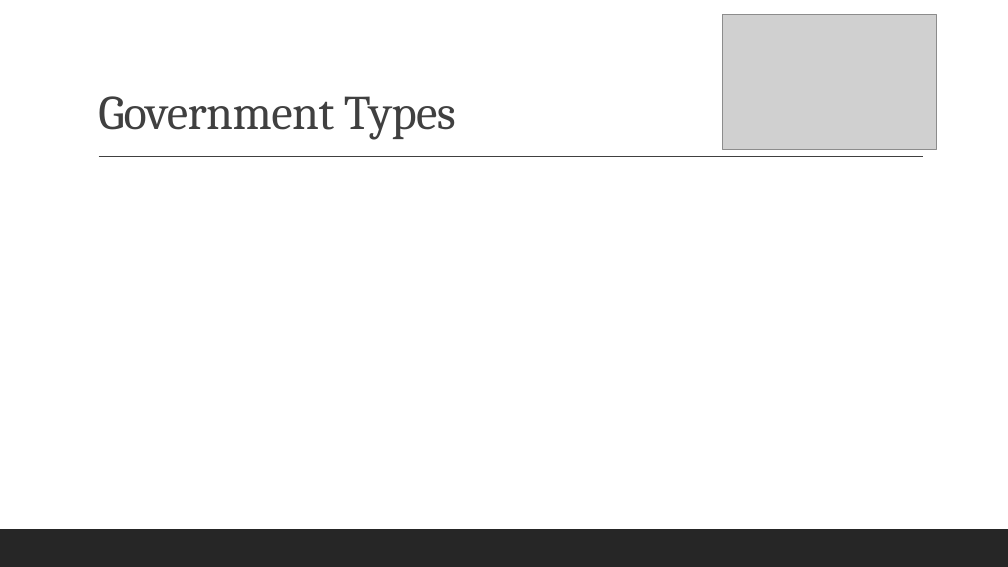
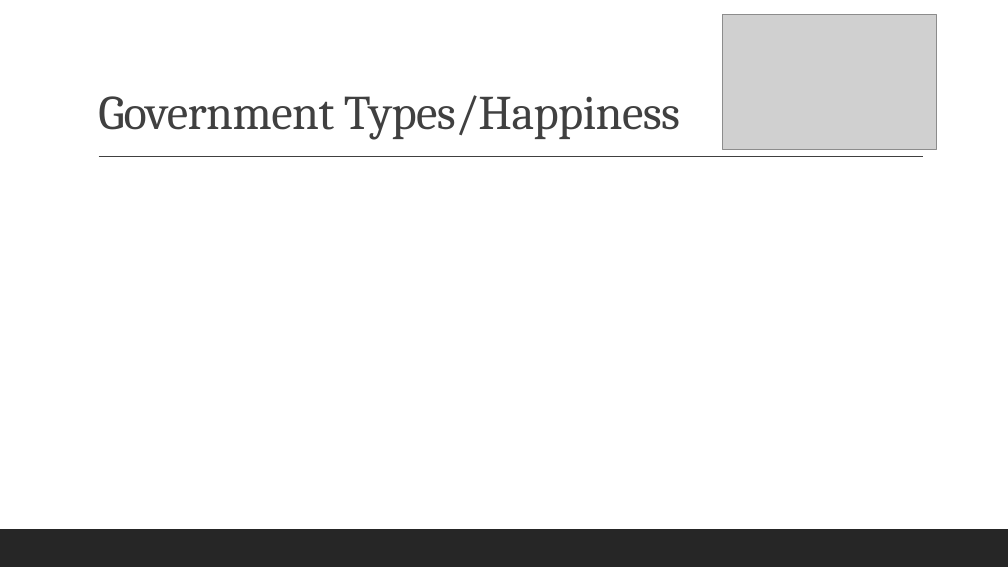
Before and after one commit to reginesgit/Factors-Contributing-to-a-Countrys-Happiness, a slide deck: slide 13 of Anaconda_Results_Presentation.pptx. Drawn at 1008x567 pixels with LibreOffice and Linux fonts; fonts in the diff are those of the drawing; grey boxes stand for pictures. Boxes give left, top, right and bottom in pixels: in the first picture for what was removed or moved away, otherwise in the second. Text is boxed around its words. In the diff, an @@ line names an element or a change of style, - is before the commit and + after.

```diff
--- a/Anaconda_Results_Presentation.pptx
+++ b/Anaconda_Results_Presentation.pptx
@@ title at (x1=98, y1=95, x2=680, y2=140): text changed @@
-Government Types
+Government Types/Happiness
```
Also in this commit, not shown: 5 other slides changed, 1 slide added, 1 slide removed, 5 other files.
